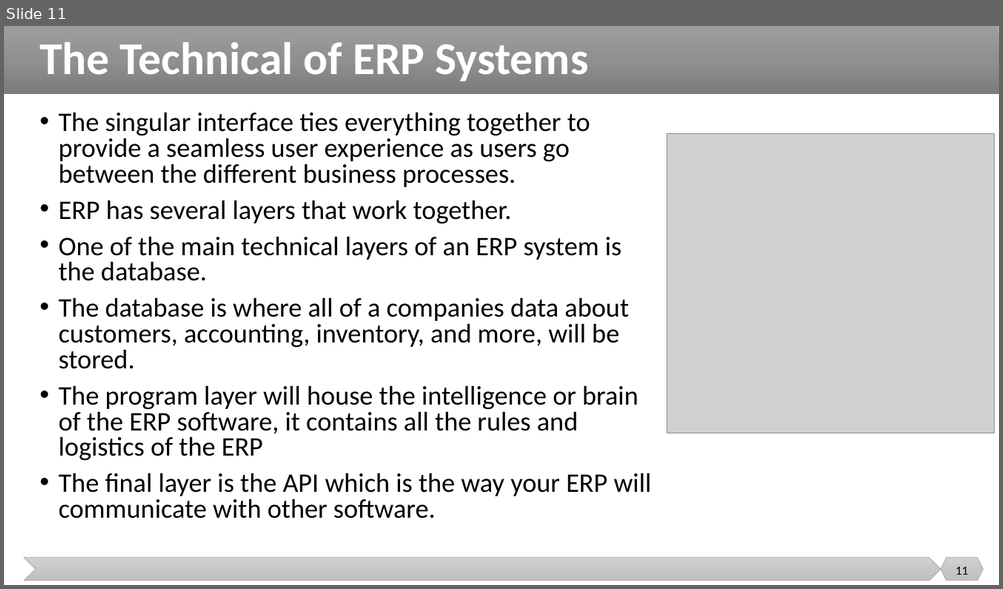
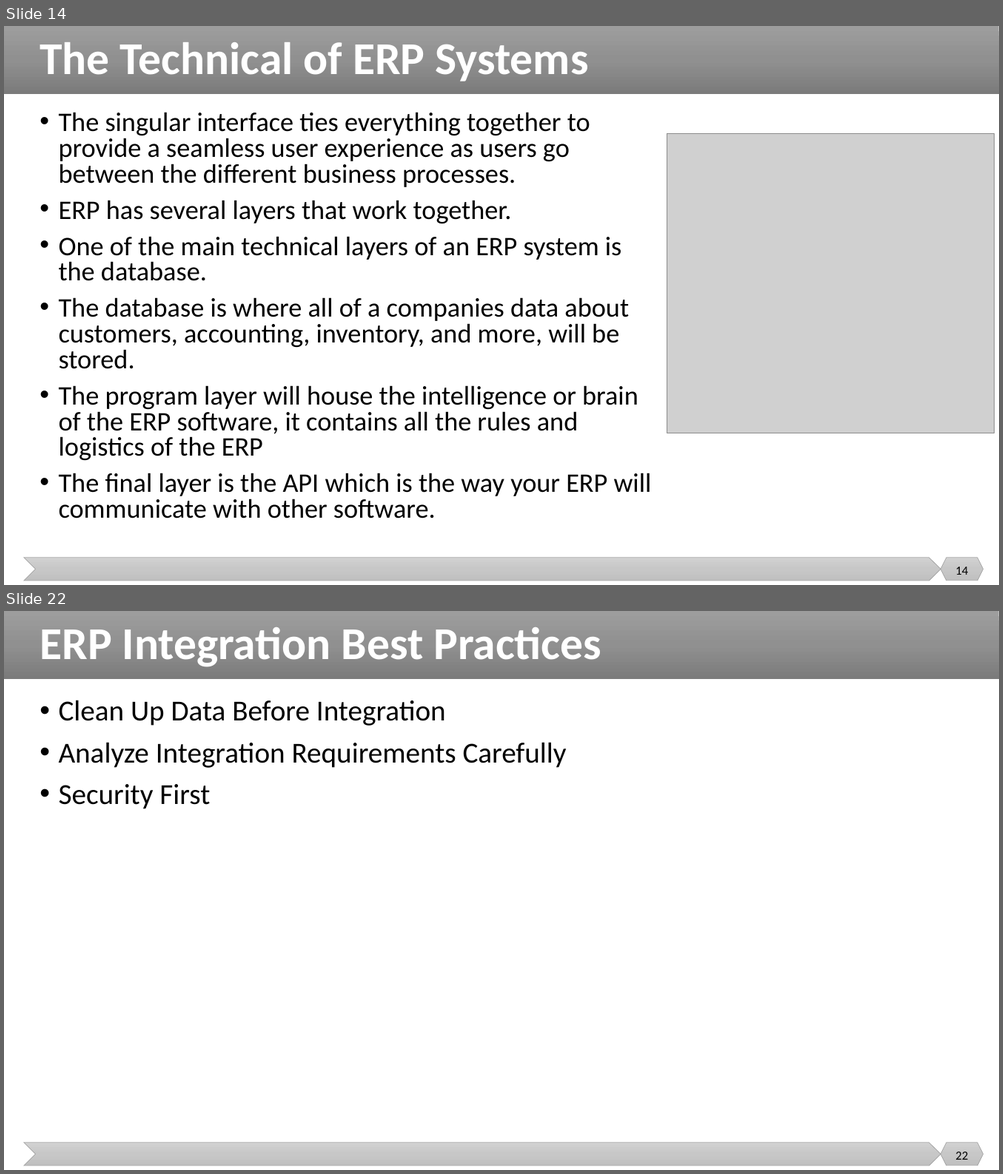
Before and after one commit to malenezi/malenezi, a slide deck: SE495/Lectures/3-ERP/ERP.pptx. Shown one above the other, each under a label of ours: slide 11 before the commit, slides 14 and 22 after it; the slides between them are not shown. The pictures are 1003x589 and 1003x1174 pixels, drawn with LibreOffice and Linux fonts; fonts in the diff are those of the drawing; grey boxes stand for pictures. Boxes give left, top, right and bottom in pixels: in the first picture for what was removed or moved away, otherwise in the second. Text is boxed around its words. In the diff, an @@ line names an element or a change of style, - is before the commit and + after.

```diff
--- a/SE495/Lectures/3-ERP/ERP.pptx
+++ b/SE495/Lectures/3-ERP/ERP.pptx
@@ slide 22 added at bbox=[4, 611, 999, 1170], background #FFFFFF; not listed: 3 template elements that a slide beside it also shows @@
@@ title added at bbox=[40, 627, 602, 667], 44 pt, text #FFFFFF, bold @@
+ERP Integration Best Practices
@@ text added at bbox=[59, 700, 566, 809], 28 pt, text #000000 @@
+• Clean Up Data Before Integration
+• Analyze Integration Requirements Carefully
+• Security First
@@ page number added at bbox=[955, 1152, 967, 1160], 12 pt, text #000000 @@
+22
@@ what was slide 11 is now slide 14 @@
@@ page number at bbox=[955, 567, 967, 575]: text changed @@
-11
+14
```
Also in this commit, not shown: 2 slides changed, 10 other slides added, 6 other files.
